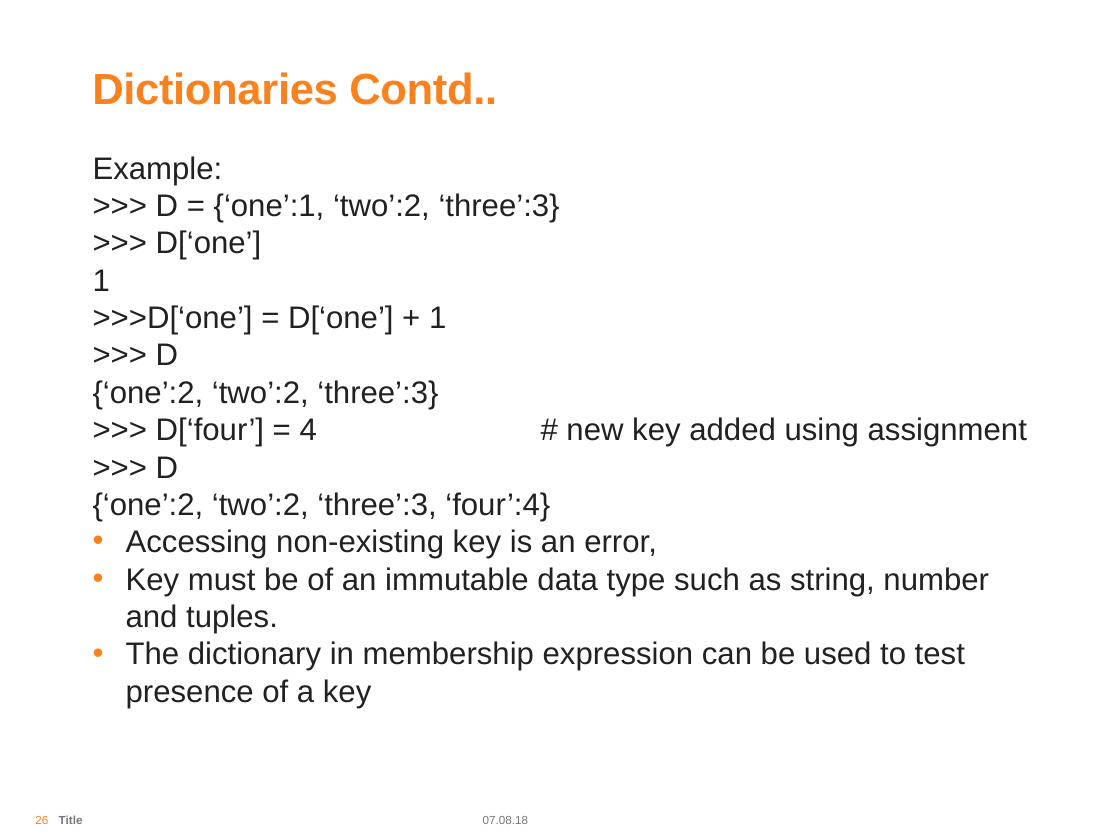
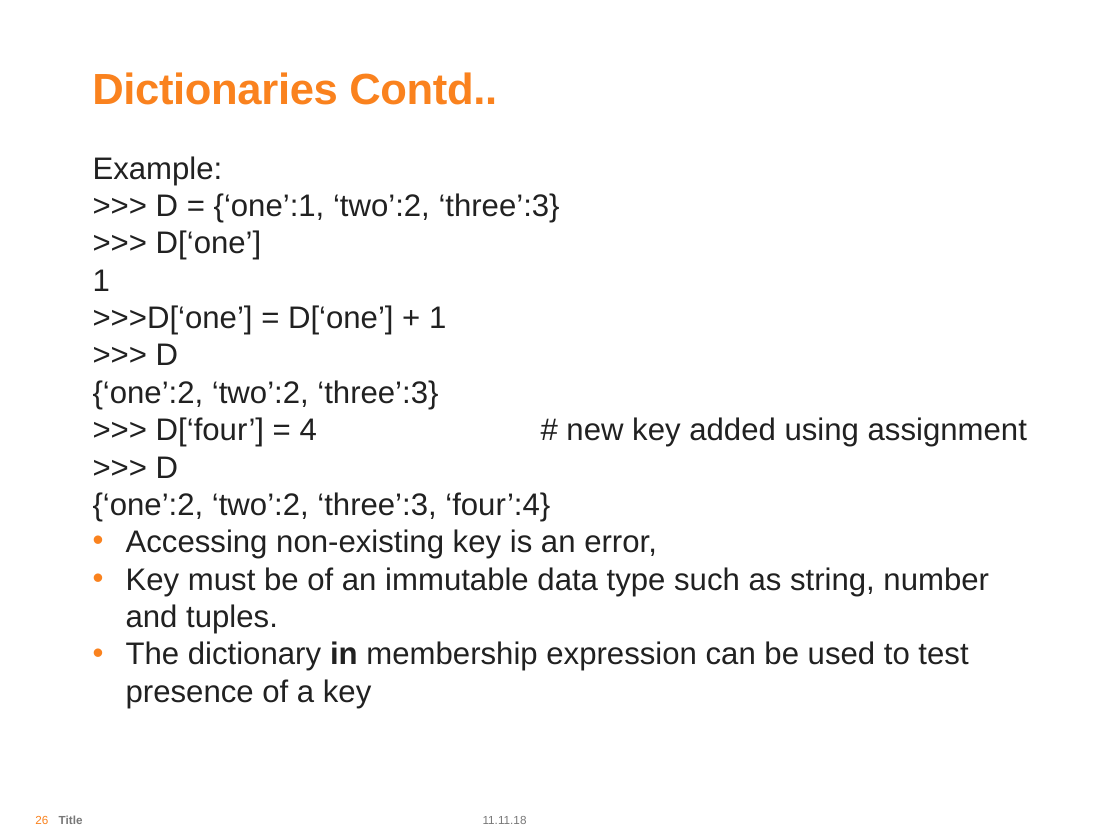
Before and after one commit to arjunrautela/Introduction-To-Python, a slide deck: slide 26 of PPT/Introduction To Python Day 1.pptx. Drawn at 1120x840 pixels with LibreOffice and Linux fonts; fonts in the diff are those of the drawing; background and template pictures are left out. Boxes give left, top, right and bottom in pixels: in the first picture for what was removed or moved away, otherwise in the second. Text is boxed around its words. In the diff, an @@ line names an element or a change of style, - is before the commit and + after.

```diff
--- a/PPT/Introduction To Python Day 1.pptx
+++ b/PPT/Introduction To Python Day 1.pptx
@@ text at [126, 641, 968, 708]: bold on in "in" @@
@@ text at [483, 816, 527, 824]: text changed @@
-07.08.18
+11.11.18
```
Also in this commit, not shown: 57 other slides changed, 24 other files.
